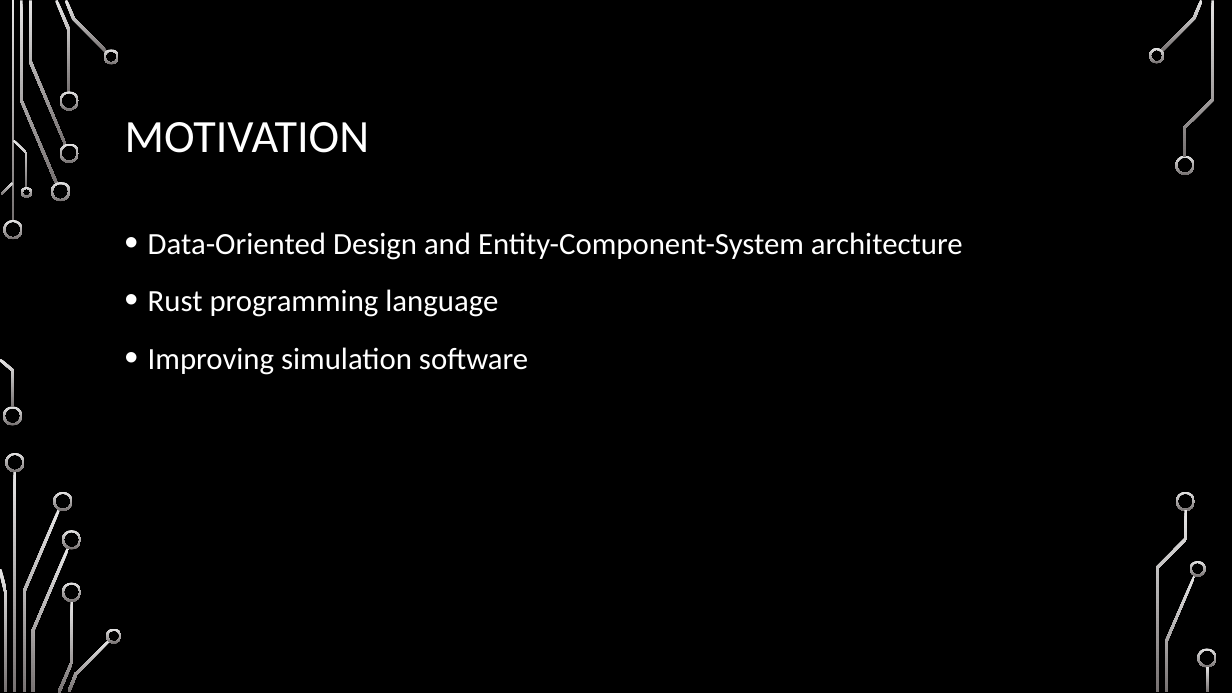
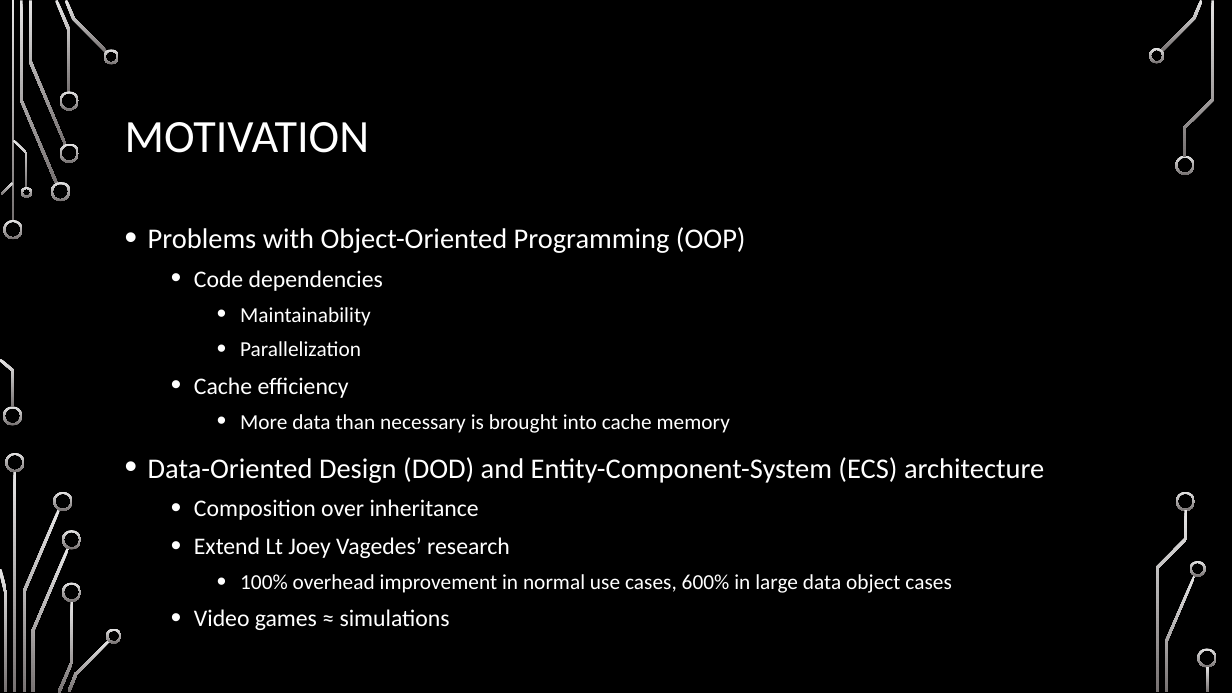
Before and after one commit to chaddw/ECS-Rust-FlightDynamics, a slide deck: slide 3 of Defense.pptx. Drawn at 1232x693 pixels with LibreOffice and Linux fonts; fonts in the diff are those of the drawing; background and template pictures are left out. Boxes give left, top, right and bottom in pixels: in the first picture for what was removed or moved away, otherwise in the second. Text is boxed around its words. In the diff, an @@ line names an element or a change of style, - is before the commit and + after.

```diff
--- a/Defense.pptx
+++ b/Defense.pptx
@@ text at <box>148,227,1044,630</box>: text changed; size 24 to 16.6 pt @@
-• Data-Oriented Design and Entity-Component-System architecture
-• Rust programming language
-• Improving simulation software
+• Problems with Object-Oriented Programming (OOP)
+  • Code dependencies
+    • Maintainability
+    • Parallelization
+  • Cache efficiency
+    • More data than necessary is brought into cache memory
+• Data-Oriented Design (DOD) and Entity-Component-System (ECS) architecture
+  • Composition over inheritance
+  • Extend Lt Joey Vagedes’ research
+    • 100% overhead improvement in normal use cases, 600% in large data object cases
+  • Video games ≈ simulations
```
Also in this commit, not shown: 12 other slides changed, 5 slides added, 2 slides removed.
